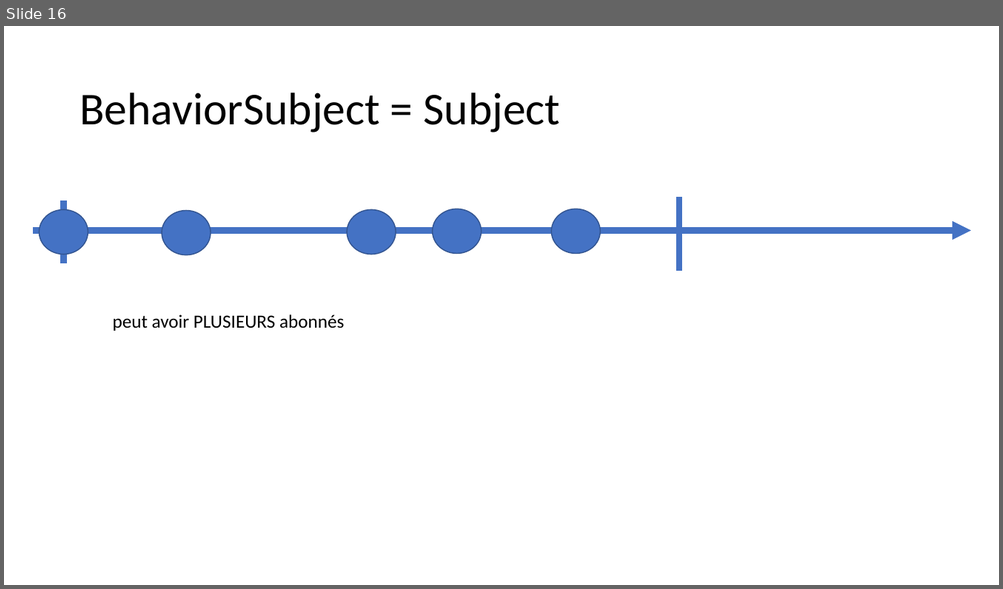
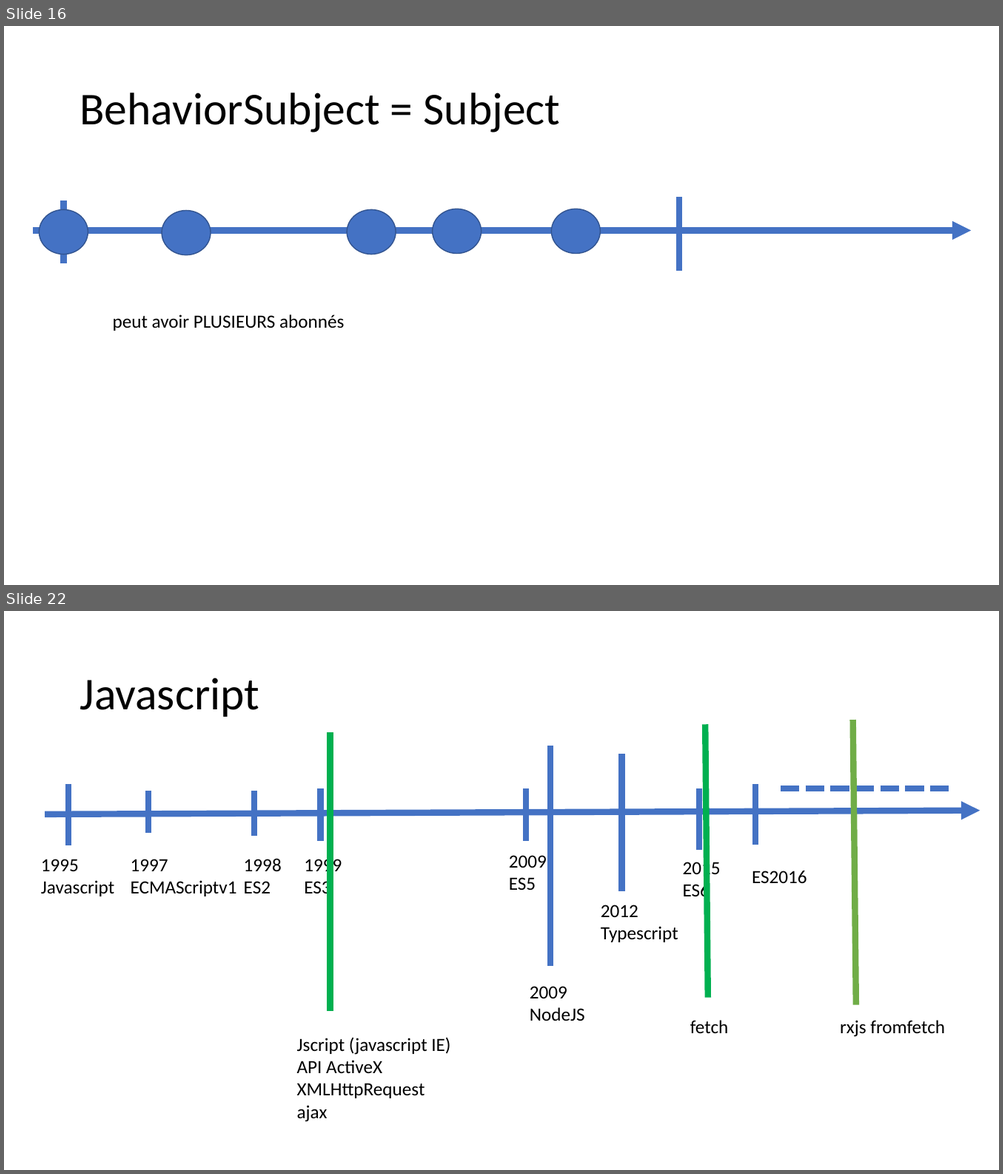
Before and after one commit to jlg-formation/tjs-nov-2021, a slide deck: notes.pptx. Shown one above the other, each under a label of ours: slide 16 before the commit, slides 16 and 22 after it; the slides between them are not shown. The pictures are 1003x589 and 1003x1174 pixels, drawn with LibreOffice and Linux fonts; fonts in the diff are those of the drawing. Boxes give left, top, right and bottom in pixels: in the first picture for what was removed or moved away, otherwise in the second. Text is boxed around its words. In the diff, an @@ line names an element or a change of style, - is before the commit and + after.

```diff
--- a/notes.pptx
+++ b/notes.pptx
@@ slide 22 added at (x1=4, y1=611, x2=999, y2=1170), background #FFFFFF @@
@@ title added at (x1=79, y1=678, x2=259, y2=717), 44 pt, text #000000 @@
+Javascript
@@ line added from (853, 720) to (856, 1005), #70AD47 6 pt @@
@@ line added from (330, 732) to (330, 1011), #00B050 6 pt @@
@@ line added from (706, 724) to (708, 998), #00B050 6 pt @@
@@ line added from (550, 745) to (550, 966), #4472C4 6 pt @@
@@ line added from (622, 755) to (622, 891), #4472C4 6 pt @@
@@ line added from (69, 784) to (69, 846), #4472C4 6 pt @@
@@ line added from (755, 784) to (755, 846), #4472C4 6 pt @@
@@ line added from (148, 791) to (148, 832), #4472C4 6 pt @@
@@ line added from (255, 791) to (255, 836), #4472C4 6 pt @@
@@ line added from (320, 789) to (320, 841), #4472C4 6 pt @@
@@ line added from (526, 789) to (526, 841), #4472C4 6 pt @@
@@ line added from (699, 789) to (699, 850), #4472C4 6 pt @@
@@ line added from (781, 789) to (948, 789), #4472C4 6 pt dashed @@
@@ arrow added from (45, 815) to (980, 811), #4472C4 6 pt @@
@@ text added at (x1=41, y1=859, x2=114, y2=897), 18 pt, text #000000 @@
+1995
+Javascript
@@ text added at (x1=131, y1=859, x2=237, y2=897), 18 pt, text #000000 @@
+1997
+ECMAScriptv1
@@ text added at (x1=244, y1=858, x2=282, y2=894), 18 pt, text #000000 @@
+1998
+ES2
@@ text added at (x1=304, y1=857, x2=341, y2=899), 18 pt, text #000000 @@
+1999
+ES3
@@ text added at (x1=509, y1=855, x2=546, y2=890), 18 pt, text #000000 @@
+2009
+ES5
@@ text added at (x1=683, y1=859, x2=720, y2=901), 18 pt, text #000000 @@
+2015
+ES6
@@ text added at (x1=751, y1=871, x2=807, y2=883), 18 pt, text #000000 @@
+ES2016
@@ text added at (x1=600, y1=905, x2=678, y2=943), 18 pt, text #000000 @@
+2012
+Typescript
@@ text added at (x1=529, y1=986, x2=585, y2=1021), 18 pt, text #000000 @@
+2009
+NodeJS
@@ text added at (x1=690, y1=1020, x2=728, y2=1034), 18 pt, text #000000 @@
+fetch
@@ text added at (x1=839, y1=1020, x2=945, y2=1037), 18 pt, text #000000 @@
+rxjs fromfetch
@@ text added at (x1=297, y1=1038, x2=450, y2=1122), 18 pt, text #000000 @@
+Jscript (javascript IE)
+API ActiveX
+XMLHttpRequest
+ajax
```
Also in this commit, not shown: 3 slides changed, 5 other slides added.
